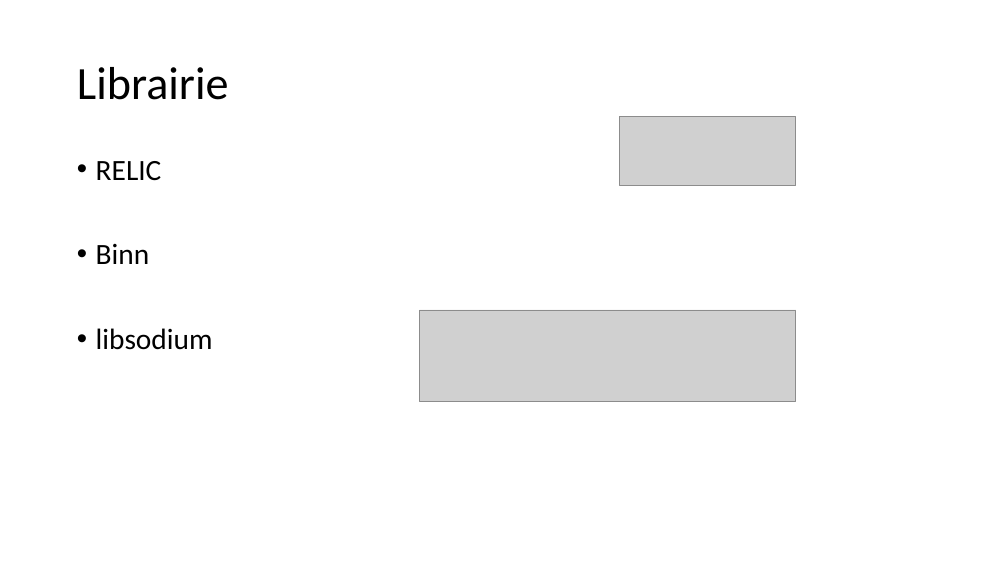
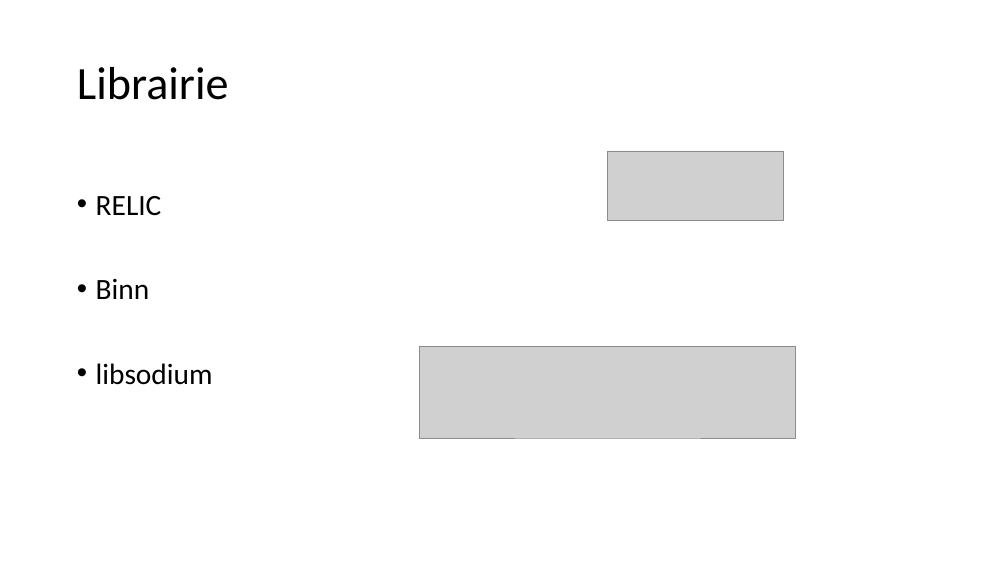
Before and after one commit to mbonjour/TB_Bonjour, a slide deck: slide 20 of Presentation/Presentation_TB_Mickael_Bonjour.pptx. Drawn at 1008x567 pixels with LibreOffice and Linux fonts; fonts in the diff are those of the drawing; grey boxes stand for pictures; background and template pictures are left out. Boxes give left, top, right and bottom in pixels: in the first picture for what was removed or moved away, otherwise in the second. Text is boxed around its words. In the diff, an @@ line names an element or a change of style, - is before the commit and + after.

```diff
--- a/Presentation/Presentation_TB_Mickael_Bonjour.pptx
+++ b/Presentation/Presentation_TB_Mickael_Bonjour.pptx
@@ picture moved from (x1=620, y1=116, x2=796, y2=186) to (x1=608, y1=151, x2=784, y2=221) @@
@@ text "RELIC" moved from (x1=96, y1=161, x2=213, y2=350) to (x1=96, y1=196, x2=213, y2=385) @@
@@ picture moved from (x1=420, y1=310, x2=796, y2=402) to (x1=420, y1=346, x2=796, y2=438) @@
```
Also in this commit, not shown: 16 other slides changed, 5 slides added, 1 slide removed.
